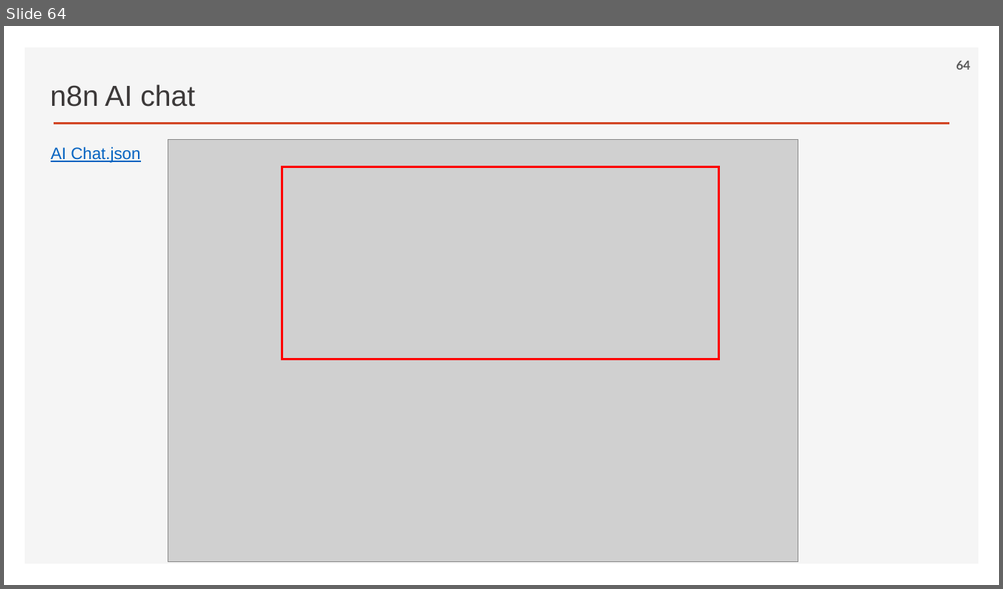
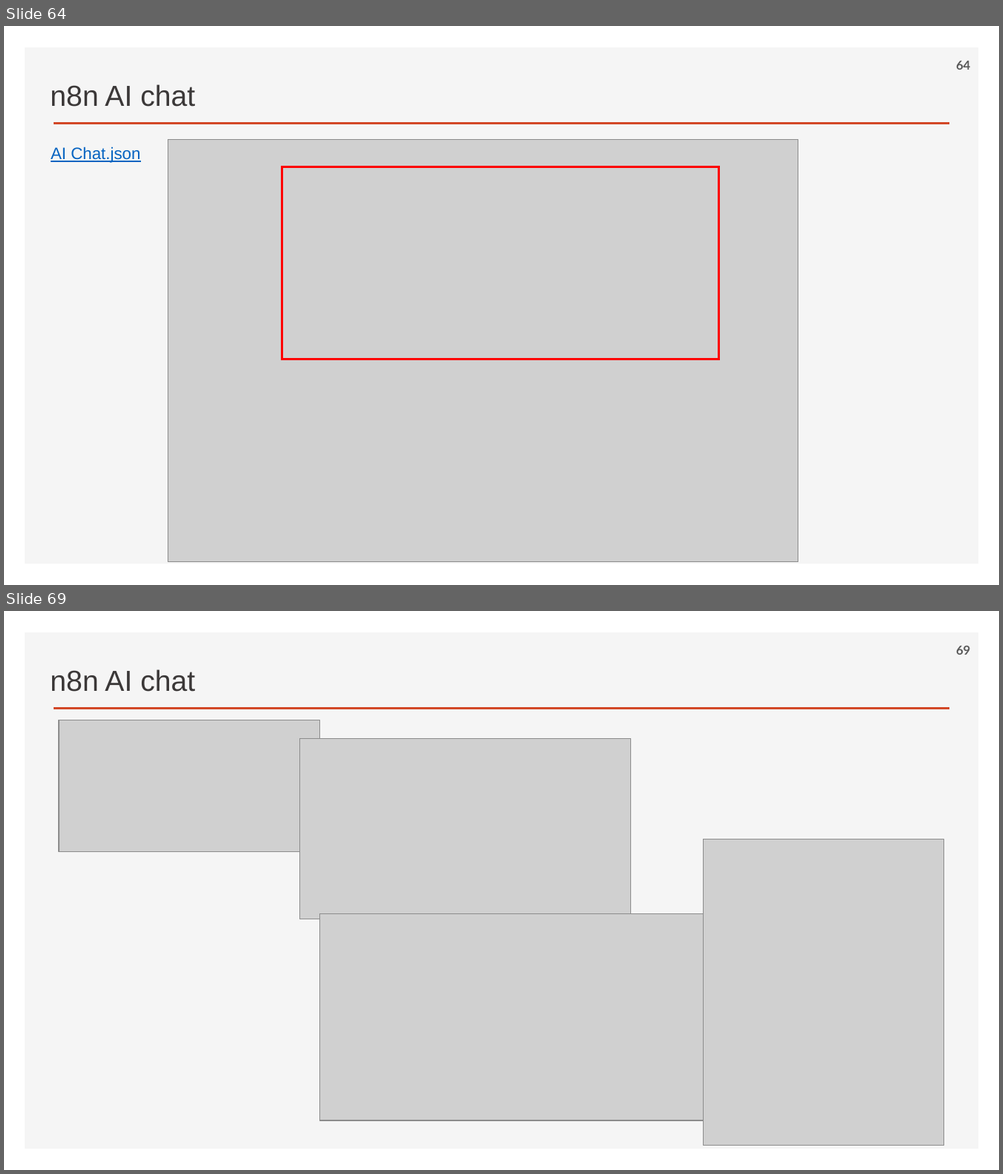
Before and after one commit to ancestor9/2026_Fall_AI-Workflow, a slide deck: PPTs/02_AI Workflow_n8n.pptx. Shown one above the other, each under a label of ours: slide 64 before the commit, slides 64 and 69 after it; the slides between them are not shown. The pictures are 1003x589 and 1003x1174 pixels, drawn with LibreOffice and Linux fonts; fonts in the diff are those of the drawing; grey boxes stand for pictures; background and template pictures are left out. Boxes give left, top, right and bottom in pixels: in the first picture for what was removed or moved away, otherwise in the second. Text is boxed around its words. In the diff, an @@ line names an element or a change of style, - is before the commit and + after.

```diff
--- a/PPTs/02_AI Workflow_n8n.pptx
+++ b/PPTs/02_AI Workflow_n8n.pptx
@@ slide 69 added at (x1=4, y1=611, x2=999, y2=1170), background #FFFFFF; not listed: 2 template elements that a slide beside it also shows @@
@@ page number added at (x1=956, y1=646, x2=970, y2=655), 12 pt, text #595959, bold @@
+69
@@ text added at (x1=50, y1=669, x2=195, y2=692), 28 pt, text #3B3838 @@
+n8n AI chat
@@ picture added at (x1=59, y1=720, x2=319, y2=852) @@
@@ picture added at (x1=299, y1=738, x2=631, y2=920) @@
@@ picture added at (x1=703, y1=840, x2=944, y2=1146) @@
@@ picture added at (x1=319, y1=914, x2=730, y2=1121) @@
```
Also in this commit, not shown: 1 slide changed, 4 other slides added.
